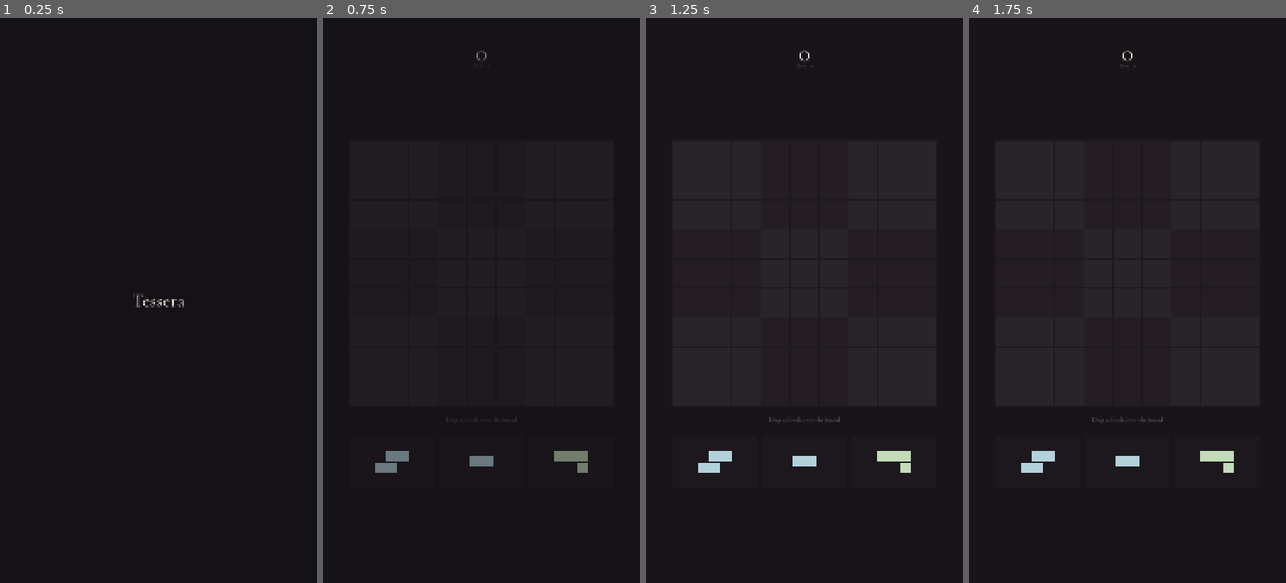
Above: before the commit, frames 1-4 (left to right).
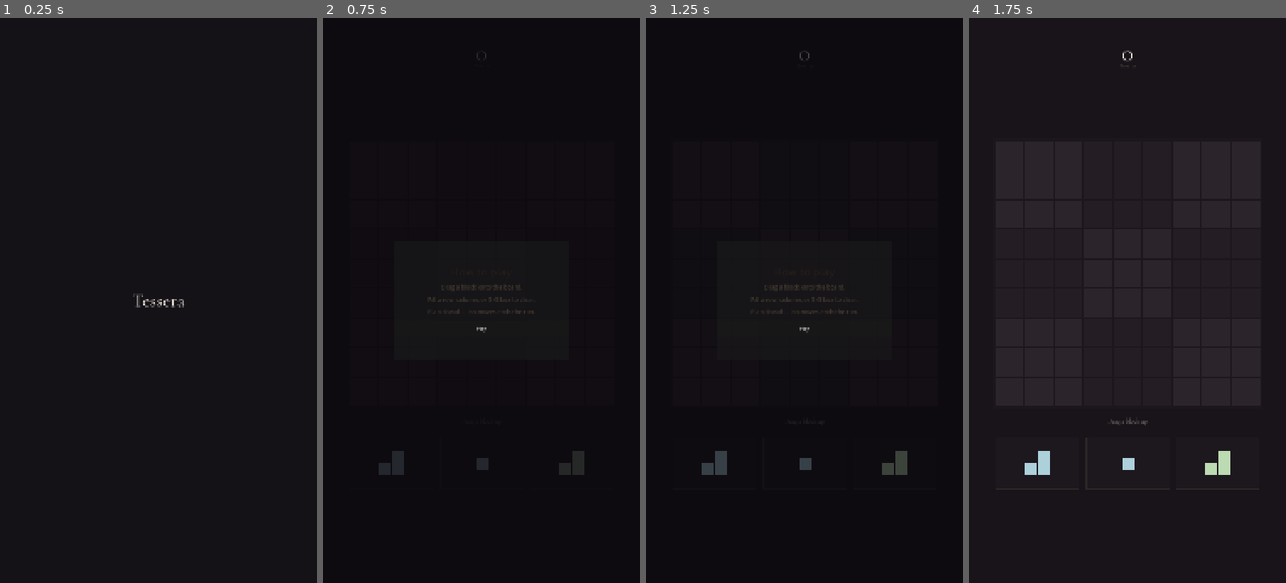
Above: after the commit, the same moments.

Repository: quocXEM/tessera
Game: Godot game, scene res://scenes/boot.tscn
Same seed, same stepped clock (60 frames per second), same inputs: the game is played once before the commit and once after it.
Inputs (mouse positions are in pixels of both pictures, inside the frame that each line leads up to):
- Up to frame 1 (0.25 s): no input
- Up to frame 2 (0.75 s): click "Play" at 0.5 s
- Up to frame 3 (1.25 s): no input
- Up to frame 4 (1.75 s): click (1127, 328) at 1.25 s, where only the run after the commit has a clickable "Play"

Frame 1 is identical in both runs. In frame 2, 0.7% of the frame differs, in the area x 16-84%, y 5-81%; in frame 3, 1.9%, in the area x 8-92%, y 5-81%; in frame 4, 0.6%.

Commit message:
Studio play: drag-lift, clear juice, haptic, túi khối cân bằng.
Co-authored-by: Cursor <cursoragent@cursor.com>

Diff:
--- a/scenes/game.tscn
+++ b/scenes/game.tscn
@@ -119,6 +119,14 @@
 mouse_filter = 2
 script = ExtResource("4")
 
+[node name="FxLayer" type="Control" parent="."]
+unique_name_in_owner = true
+layout_mode = 1
+anchors_preset = 15
+anchor_right = 1.0
+anchor_bottom = 1.0
+mouse_filter = 2
+
 [node name="Dim" type="ColorRect" parent="."]
 unique_name_in_owner = true
 visible = false
--- a/scripts/core/loc.gd
+++ b/scripts/core/loc.gd
@@ -8,11 +8,11 @@
 var _t := {
 	"en": {
 		"game.title": "Tessera",
-		"game.tag": "Place blocks. Clear the grid.",
+		"game.tag": "Place. Clear. Think ahead.",
 		"menu.play": "Play",
 		"menu.best": "Best  %d",
 		"menu.leave": "Leave",
-		"hud.hint": "Drag a block onto the board",
+		"hud.hint": "Drag a block up",
 		"over.title": "No moves",
 		"over.score": "Score  %d",
 		"over.best": "Best  %d",
@@ -21,10 +21,15 @@
 		"over.menu": "Menu",
 		"flash.clear": "Clear",
 		"flash.combo": "Combo ×%d",
+		"coach.title": "How to play",
+		"coach.1": "Drag a block onto the board.",
+		"coach.2": "Fill a row, column, or 3×3 box to clear.",
+		"coach.3": "Plan ahead — no moves ends the run.",
+		"coach.ok": "Play",
 	},
 	"vi": {
 		"game.title": "Tessera",
-		"game.tag": "Đặt khối. Xóa lưới.",
+		"game.tag": "Đặt. Xóa. Nghĩ trước.",
 		"menu.play": "Chơi",
 		"menu.best": "Cao nhất  %d",
 		"menu.leave": "Thoát",
@@ -37,6 +42,11 @@
 		"over.menu": "Menu",
 		"flash.clear": "Xóa",
 		"flash.combo": "Combo ×%d",
+		"coach.title": "Cách chơi",
+		"coach.1": "Kéo khối lên bàn.",
+		"coach.2": "Đầy hàng, cột hoặc ô 3×3 để xóa.",
+		"coach.3": "Nghĩ trước — hết nước là hết ván.",
+		"coach.ok": "Chơi",
 	},
 }
 
--- a/scripts/core/save_data.gd
+++ b/scripts/core/save_data.gd
@@ -1,7 +1,10 @@
 extends Node
 
 const PATH := "user://tessera.save"
+
 var best: int = 0
+var games: int = 0
+var coach_seen: bool = false
 
 
 func _ready() -> void:
@@ -9,15 +12,21 @@
 
 
 func note_score(score: int) -> void:
+	games += 1
 	if score > best:
 		best = score
-		_save()
+	_save()
+
+
+func mark_coach_seen() -> void:
+	coach_seen = true
+	_save()
 
 
 func _save() -> void:
 	var f := FileAccess.open(PATH, FileAccess.WRITE)
 	if f:
-		f.store_var({"best": best})
+		f.store_var({"best": best, "games": games, "coach_seen": coach_seen})
 
 
 func _load() -> void:
@@ -29,3 +38,5 @@
 	var data = f.get_var()
 	if data is Dictionary:
 		best = int(data.get("best", 0))
+		games = int(data.get("games", 0))
+		coach_seen = bool(data.get("coach_seen", false))
--- a/scripts/game/board_view.gd
+++ b/scripts/game/board_view.gd
@@ -10,27 +10,29 @@
 
 
 func _draw() -> void:
-	if game == null or not game.get("_grid"):
+	if game == null:
 		return
 	const N := 9
-	const CELL := 96.0
-	const GAP := 4.0
-	const PAD := 8.0
-	draw_rect(Rect2(Vector2.ZERO, size), Color(0.12, 0.1, 0.12, 0.95), true)
+	var cell: float = game.cell
+	var gap: float = game.gap
+	const PAD := 10.0
+	draw_rect(Rect2(Vector2.ZERO, size), Color(0.11, 0.09, 0.11, 0.98), true)
+	# soft inner rim
+	draw_rect(Rect2(Vector2(2, 2), size - Vector2(4, 4)), Color(0.16, 0.13, 0.15, 0.35), false, 2.0)
 	var grid: Array = game._grid
 	var colors: Array = game._colors
 	for y in N:
 		for x in N:
-			var p := Vector2(PAD + x * (CELL + GAP), PAD + y * (CELL + GAP))
-			var r := Rect2(p, Vector2(CELL, CELL))
+			var p := Vector2(PAD + x * (cell + gap), PAD + y * (cell + gap))
+			var r := Rect2(p, Vector2(cell, cell))
 			var zone := ((x / 3) + (y / 3)) % 2 == 0
-			var base := Color(0.16, 0.14, 0.16, 1) if zone else Color(0.14, 0.12, 0.14, 1)
+			var base := Color(0.17, 0.14, 0.17, 1) if zone else Color(0.14, 0.12, 0.14, 1)
 			draw_rect(r, base, true)
 			var idx: int = y * N + x
 			if int(grid[idx]) != 0:
 				var col: Color = colors[idx]
 				draw_rect(r.grow(-3), col, true)
-				draw_rect(Rect2(r.position + Vector2(4, 4), Vector2(r.size.x - 8, 8)), Color(1, 1, 1, 0.18), true)
+				draw_rect(Rect2(r.position + Vector2(5, 5), Vector2(r.size.x - 10, 9)), Color(1, 1, 1, 0.2), true)
 	var drag_i: int = game._drag_i
 	if drag_i >= 0:
 		var tray: Array = game._tray
@@ -40,10 +42,13 @@
 			var ok: bool = game._preview_ok
 			if preview.x >= 0:
 				var ghost: Color = piece.color
-				ghost.a = 0.55 if ok else 0.25
+				ghost.a = 0.6 if ok else 0.22
 				for c in piece.cells:
 					var p2: Vector2i = preview + c
 					if p2.x < 0 or p2.y < 0 or p2.x >= N or p2.y >= N:
 						continue
-					var pos := Vector2(PAD + p2.x * (CELL + GAP), PAD + p2.y * (CELL + GAP))
-					draw_rect(Rect2(pos, Vector2(CELL, CELL)).grow(-3), ghost, true)
+					var pos := Vector2(PAD + p2.x * (cell + gap), PAD + p2.y * (cell + gap))
+					var gr := Rect2(pos, Vector2(cell, cell)).grow(-3)
+					draw_rect(gr, ghost, true)
+					if ok:
+						draw_rect(gr, Color(1, 1, 1, 0.35), false, 2.0)
--- a/scripts/game/drag_view.gd
+++ b/scripts/game/drag_view.gd
@@ -18,8 +18,8 @@
 	var piece = tray[drag_i]
 	if piece == null:
 		return
-	const CELL := 72.0
-	const GAP := 4.0
+	var cell: float = game.cell * 0.85
+	var gap: float = game.gap
 	var cells: Array = piece.cells
 	var min_x := 99
 	var max_x := -99
@@ -30,12 +30,16 @@
 		max_x = maxi(max_x, c.x)
 		min_y = mini(min_y, c.y)
 		max_y = maxi(max_y, c.y)
-	var w := float(max_x - min_x + 1) * (CELL + GAP) - GAP
-	var h := float(max_y - min_y + 1) * (CELL + GAP) - GAP
+	var w := float(max_x - min_x + 1) * (cell + gap) - gap
+	var h := float(max_y - min_y + 1) * (cell + gap) - gap
 	var drag_pos: Vector2 = game._drag_pos
 	var origin: Vector2 = drag_pos - global_position - Vector2(w, h) * 0.5
 	var col: Color = piece.color
-	col.a = 0.9
+	col.a = 0.92
+	# soft shadow under floating piece
 	for c in cells:
-		var p: Vector2 = origin + Vector2(float(c.x - min_x) * (CELL + GAP), float(c.y - min_y) * (CELL + GAP))
-		draw_rect(Rect2(p, Vector2(CELL, CELL)), col, true)
+		var p: Vector2 = origin + Vector2(float(c.x - min_x) * (cell + gap), float(c.y - min_y) * (cell + gap)) + Vector2(4, 8)
+		draw_rect(Rect2(p, Vector2(cell, cell)), Color(0, 0, 0, 0.25), true)
+	for c in cells:
+		var p2: Vector2 = origin + Vector2(float(c.x - min_x) * (cell + gap), float(c.y - min_y) * (cell + gap))
+		draw_rect(Rect2(p2, Vector2(cell, cell)), col, true)
--- a/scripts/game/shapes.gd
+++ b/scripts/game/shapes.gd
@@ -1,38 +1,38 @@
 class_name TesseraShapes
-## Polyomino catalog for Blockudoku-style play.
+## Weighted polyomino catalog — studio balance (rare big pieces).
 
 
-static func catalog() -> Array:
-	# Each shape: Array[Vector2i] of cells
+static func _raw() -> Array:
 	return [
-		[Vector2i(0, 0)], # dot
-		[Vector2i(0, 0), Vector2i(1, 0)], # domino H
-		[Vector2i(0, 0), Vector2i(0, 1)], # domino V
-		[Vector2i(0, 0), Vector2i(1, 0), Vector2i(2, 0)], # tri I
-		[Vector2i(0, 0), Vector2i(0, 1), Vector2i(0, 2)],
-		[Vector2i(0, 0), Vector2i(1, 0), Vector2i(0, 1)], # L3
-		[Vector2i(0, 0), Vector2i(1, 0), Vector2i(1, 1)],
-		[Vector2i(0, 0), Vector2i(0, 1), Vector2i(1, 1)],
-		[Vector2i(1, 0), Vector2i(0, 1), Vector2i(1, 1)],
-		[Vector2i(0, 0), Vector2i(1, 0), Vector2i(2, 0), Vector2i(3, 0)], # I4
-		[Vector2i(0, 0), Vector2i(0, 1), Vector2i(0, 2), Vector2i(0, 3)],
-		[Vector2i(0, 0), Vector2i(1, 0), Vector2i(0, 1), Vector2i(1, 1)], # O
-		[Vector2i(0, 0), Vector2i(1, 0), Vector2i(2, 0), Vector2i(0, 1)], # L4
-		[Vector2i(0, 0), Vector2i(1, 0), Vector2i(2, 0), Vector2i(2, 1)],
-		[Vector2i(0, 1), Vector2i(1, 1), Vector2i(2, 1), Vector2i(2, 0)],
-		[Vector2i(0, 0), Vector2i(0, 1), Vector2i(0, 2), Vector2i(1, 2)],
-		[Vector2i(1, 0), Vector2i(1, 1), Vector2i(1, 2), Vector2i(0, 2)],
-		[Vector2i(0, 0), Vector2i(1, 0), Vector2i(1, 1), Vector2i(2, 1)], # Z/S
-		[Vector2i(1, 0), Vector2i(2, 0), Vector2i(0, 1), Vector2i(1, 1)],
-		[Vector2i(0, 0), Vector2i(0, 1), Vector2i(1, 1), Vector2i(1, 2)],
-		[Vector2i(1, 0), Vector2i(0, 1), Vector2i(1, 1), Vector2i(0, 2)],
-		[Vector2i(0, 0), Vector2i(1, 0), Vector2i(2, 0), Vector2i(1, 1)], # T
-		[Vector2i(1, 0), Vector2i(0, 1), Vector2i(1, 1), Vector2i(1, 2)],
-		[Vector2i(1, 0), Vector2i(0, 1), Vector2i(1, 1), Vector2i(2, 1)],
-		[Vector2i(0, 0), Vector2i(0, 1), Vector2i(1, 1), Vector2i(0, 2)],
-		[Vector2i(0, 0), Vector2i(1, 0), Vector2i(2, 0), Vector2i(0, 1), Vector2i(1, 1), Vector2i(2, 1), Vector2i(0, 2), Vector2i(1, 2), Vector2i(2, 2)], # 3x3
-		[Vector2i(0, 0), Vector2i(1, 0), Vector2i(2, 0), Vector2i(0, 1), Vector2i(1, 1), Vector2i(2, 1)], # 2x3
-		[Vector2i(0, 0), Vector2i(1, 0), Vector2i(0, 1), Vector2i(1, 1), Vector2i(0, 2), Vector2i(1, 2)], # 3x2
+		# weight, cells
+		[12, [Vector2i(0, 0)]],
+		[10, [Vector2i(0, 0), Vector2i(1, 0)]],
+		[10, [Vector2i(0, 0), Vector2i(0, 1)]],
+		[8, [Vector2i(0, 0), Vector2i(1, 0), Vector2i(2, 0)]],
+		[8, [Vector2i(0, 0), Vector2i(0, 1), Vector2i(0, 2)]],
+		[7, [Vector2i(0, 0), Vector2i(1, 0), Vector2i(0, 1)]],
+		[7, [Vector2i(0, 0), Vector2i(1, 0), Vector2i(1, 1)]],
+		[7, [Vector2i(0, 0), Vector2i(0, 1), Vector2i(1, 1)]],
+		[7, [Vector2i(1, 0), Vector2i(0, 1), Vector2i(1, 1)]],
+		[6, [Vector2i(0, 0), Vector2i(1, 0), Vector2i(2, 0), Vector2i(3, 0)]],
+		[6, [Vector2i(0, 0), Vector2i(0, 1), Vector2i(0, 2), Vector2i(0, 3)]],
+		[8, [Vector2i(0, 0), Vector2i(1, 0), Vector2i(0, 1), Vector2i(1, 1)]],
+		[5, [Vector2i(0, 0), Vector2i(1, 0), Vector2i(2, 0), Vector2i(0, 1)]],
+		[5, [Vector2i(0, 0), Vector2i(1, 0), Vector2i(2, 0), Vector2i(2, 1)]],
+		[5, [Vector2i(0, 1), Vector2i(1, 1), Vector2i(2, 1), Vector2i(2, 0)]],
+		[5, [Vector2i(0, 0), Vector2i(0, 1), Vector2i(0, 2), Vector2i(1, 2)]],
+		[5, [Vector2i(1, 0), Vector2i(1, 1), Vector2i(1, 2), Vector2i(0, 2)]],
+		[5, [Vector2i(0, 0), Vector2i(1, 0), Vector2i(1, 1), Vector2i(2, 1)]],
+		[5, [Vector2i(1, 0), Vector2i(2, 0), Vector2i(0, 1), Vector2i(1, 1)]],
+		[5, [Vector2i(0, 0), Vector2i(0, 1), Vector2i(1, 1), Vector2i(1, 2)]],
+		[5, [Vector2i(1, 0), Vector2i(0, 1), Vector2i(1, 1), Vector2i(0, 2)]],
+		[6, [Vector2i(0, 0), Vector2i(1, 0), Vector2i(2, 0), Vector2i(1, 1)]],
+		[6, [Vector2i(1, 0), Vector2i(0, 1), Vector2i(1, 1), Vector2i(1, 2)]],
+		[6, [Vector2i(1, 0), Vector2i(0, 1), Vector2i(1, 1), Vector2i(2, 1)]],
+		[6, [Vector2i(0, 0), Vector2i(0, 1), Vector2i(1, 1), Vector2i(0, 2)]],
+		[3, [Vector2i(0, 0), Vector2i(1, 0), Vector2i(2, 0), Vector2i(0, 1), Vector2i(1, 1), Vector2i(2, 1)]],
+		[3, [Vector2i(0, 0), Vector2i(1, 0), Vector2i(0, 1), Vector2i(1, 1), Vector2i(0, 2), Vector2i(1, 2)]],
+		[1, [Vector2i(0, 0), Vector2i(1, 0), Vector2i(2, 0), Vector2i(0, 1), Vector2i(1, 1), Vector2i(2, 1), Vector2i(0, 2), Vector2i(1, 2), Vector2i(2, 2)]],
 	]
 
 
@@ -40,17 +40,27 @@
 	return [
 		Color(0.94, 0.84, 0.62),
 		Color(0.82, 0.72, 0.88),
-		Color(0.7, 0.82, 0.86),
-		Color(0.9, 0.72, 0.64),
-		Color(0.76, 0.86, 0.72),
-		Color(0.88, 0.78, 0.58),
-		Color(0.78, 0.7, 0.9),
+		Color(0.68, 0.82, 0.86),
+		Color(0.92, 0.7, 0.62),
+		Color(0.74, 0.86, 0.7),
+		Color(0.9, 0.78, 0.55),
+		Color(0.76, 0.68, 0.9),
 	]
 
 
 static func random_piece() -> Dictionary:
-	var cat: Array = catalog()
-	var cells: Array = cat[randi() % cat.size()]
+	var raw: Array = _raw()
+	var total := 0
+	for e in raw:
+		total += int(e[0])
+	var roll := randi() % total
+	var acc := 0
+	var cells: Array = raw[0][1]
+	for e in raw:
+		acc += int(e[0])
+		if roll < acc:
+			cells = e[1]
+			break
 	var cols: Array[Color] = colors()
 	return {
 		"cells": cells.duplicate(),
--- a/scripts/game/tessera_game.gd
+++ b/scripts/game/tessera_game.gd
@@ -1,10 +1,9 @@
 extends Control
-## Tessera — Blockudoku: place polyominoes, clear rows/cols/boxes.
+## Tessera studio build — Blockudoku, mobile-first, international juice.
 
 const N := 9
-const CELL := 96.0
-const GAP := 4.0
-const BOARD_PAD := 8.0
+const BOARD_PAD := 10.0
+const DRAG_LIFT := 160.0 # piece floats above finger (see the board)
 
 @onready var score_l: Label = %Score
 @onready var best_l: Label = %Best
@@ -20,10 +19,13 @@
 @onready var btn_menu: Button = %Menu
 @onready var dim: ColorRect = %Dim
 @onready var drag_layer: Control = %DragLayer
-
-var _grid: Array = [] # N*N ints 0 empty, else color packed as Color
-var _colors: Array = [] # Color per cell
-var _tray: Array = [] # 3 pieces {cells, color} or null
+@onready var fx: Control = %FxLayer
+
+var cell := 96.0
+var gap := 4.0
+var _grid: Array = []
+var _colors: Array = []
+var _tray: Array = []
 var _score := 0
 var _alive := true
 var _new_best := false
@@ -32,8 +34,9 @@
 var _drag_pos := Vector2.ZERO
 var _preview: Vector2i = Vector2i(-1, -1)
 var _preview_ok := false
-var _board_origin := Vector2.ZERO
 var _combo_chain := 0
+var _clearing := false
+var _shake := 0.0
 
 
 func _ready() -> void:
@@ -49,6 +52,9 @@
 	_refresh_loc()
 	Loc.language_changed.connect(func(_c): _refresh_loc())
 	_start()
+	if not SaveData.coach_seen:
+		var coach: CanvasLayer = (load("res://scripts/ui/coach_overlay.gd") as GDScript).new()
+		add_child(coach)
 	modulate.a = 0.0
 	create_tween().tween_property(self, "modulate:a", 1.0, 0.35)
 
@@ -56,9 +62,16 @@
 func _layout_board() -> void:
 	if board_host == null:
 		return
-	var side := N * CELL + (N - 1) * GAP + BOARD_PAD * 2.0
+	var vs := get_viewport_rect().size
+	var max_side := mini(vs.x - 80.0, vs.y * 0.48)
+	gap = 4.0
+	cell = (max_side - BOARD_PAD * 2.0 - gap * float(N - 1)) / float(N)
+	cell = clampf(cell, 56.0, 104.0)
+	var side := float(N) * cell + float(N - 1) * gap + BOARD_PAD * 2.0
 	board_host.custom_minimum_size = Vector2(side, side)
 	board_host.size = Vector2(side, side)
+	if tray_host:
+		tray_host.custom_minimum_size = Vector2(side, 200.0)
 
 
 func _refresh_loc() -> void:
@@ -82,14 +95,12 @@
 	_hint_done = false
 	_drag_i = -1
 	_combo_chain = 0
+	_clearing = false
 	hint_l.visible = true
 	over.visible = false
 	dim.visible = false
 	_paint_hud()
-	queue_redraw()
-	board_host.queue_redraw()
-	tray_host.queue_redraw()
-	drag_layer.queue_redraw()
+	_redraw_all()
 	_check_game_over()
 
 
@@ -105,17 +116,24 @@
 	over_best.text = Loc.tr_key("over.new_best") % SaveData.best if _new_best else Loc.tr_key("over.best") % SaveData.best
 
 
+func _redraw_all() -> void:
+	if board_host:
+		board_host.queue_redraw()
+	if tray_host:
+		tray_host.queue_redraw()
+	if drag_layer:
+		drag_layer.queue_redraw()
+	if fx:
+		fx.queue_redraw()
+
+
 func _cell_index(x: int, y: int) -> int:
 	return y * N + x
 
 
-func _board_rect() -> Rect2:
-	return Rect2(board_host.global_position, board_host.size)
-
-
 func _cell_at_global(g: Vector2) -> Vector2i:
 	var local := g - board_host.global_position - Vector2(BOARD_PAD, BOARD_PAD)
-	var step := CELL + GAP
+	var step := cell + gap
 	var x := int(floor(local.x / step))
 	var y := int(floor(local.y / step))
 	return Vector2i(x, y)
@@ -149,11 +167,11 @@
 		_grid[idx] = 1
 		_colors[idx] = col
 	AudioBus.play_place()
-	_clear_lines()
-	board_host.queue_redraw()
-
-
-func _clear_lines() -> void:
+	_vibrate(12)
+	_clear_lines_async()
+
+
+func _clear_lines_async() -> void:
 	var rows: Array[int] = []
 	var cols: Array[int] = []
 	var boxes: Array[Vector2i] = []
@@ -189,7 +207,26 @@
 	var clears := rows.size() + cols.size() + boxes.size()
 	if clears == 0:
 		_combo_chain = 0
-		return
+		board_host.queue_redraw()
+		return
+
+	_clearing = true
+	_alive = false # lock input during juice
+	# Flash marked cells
+	var flash_cells: Array[Vector2i] = []
+	for y in rows:
+		for x in N:
+			flash_cells.append(Vector2i(x, y))
+	for x in cols:
+		for y in N:
+			flash_cells.append(Vector2i(x, y))
+	for b in boxes:
+		for y in range(b.y * 3, b.y * 3 + 3):
+			for x in range(b.x * 3, b.x * 3 + 3):
+				flash_cells.append(Vector2i(x, y))
+	_spawn_clear_fx(flash_cells)
+	_shake = 10.0 if clears >= 2 else 5.0
+	await get_tree().create_timer(0.18).timeout
 
 	for y in rows:
 		for x in N:
@@ -203,16 +240,58 @@
 				_grid[_cell_index(x, y)] = 0
 
 	_combo_chain += 1
-	var pts := clears * 10 * _combo_chain + clears * clears * 5
+	var pts := clears * 12 * _combo_chain + clears * clears * 8
 	_score += pts
 	_paint_hud()
 	_pop_score()
+	_float_points(pts)
 	if clears >= 2 or _combo_chain > 1:
 		_flash(Loc.tr_key("flash.combo") % maxi(clears, _combo_chain), Color(0.98, 0.9, 0.7, 1))
 		AudioBus.play_combo()
+		_vibrate(28)
 	else:
 		_flash(Loc.tr_key("flash.clear"), Color(0.9, 0.86, 0.8, 0.9))
 		AudioBus.play_clear()
+		_vibrate(18)
+
+	_clearing = false
+	_alive = true
+	board_host.queue_redraw()
+	_check_game_over()
+
+
+func _spawn_clear_fx(cells: Array[Vector2i]) -> void:
+	for p in cells:
+		var world := board_host.global_position + Vector2(BOARD_PAD, BOARD_PAD) + Vector2(float(p.x) * (cell + gap), float(p.y) * (cell + gap))
+		var r := ColorRect.new()
+		r.size = Vector2(cell, cell)
+		r.position = world - fx.global_position
+		r.color = Color(1, 1, 1, 0.85)
+		r.mouse_filter = Control.MOUSE_FILTER_IGNORE
+		fx.add_child(r)
+		var tw := create_tween()
+		tw.tween_property(r, "modulate:a", 0.0, 0.28)
+		tw.parallel().tween_property(r, "scale", Vector2(1.15, 1.15), 0.28)
+		tw.tween_callback(r.queue_free)
+
+
+func _float_points(pts: int) -> void:
+	var lab := Label.new()
+	lab.text = "+%d" % pts
+	lab.add_theme_font_size_override("font_size", 32)
+	lab.add_theme_color_override("font_color", Color(0.94, 0.84, 0.62, 1))
+	lab.position = Vector2(size.x * 0.5 - 40.0, size.y * 0.28)
+	lab.mouse_filter = Control.MOUSE_FILTER_IGNORE
+	fx.add_child(lab)
+	var tw := create_tween()
+	tw.tween_property(lab, "position:y", lab.position.y - 60.0, 0.55)
+	tw.parallel().tween_property(lab, "modulate:a", 0.0, 0.55)
+	tw.tween_callback(lab.queue_free)
+
+
+func _vibrate(ms: int) -> void:
+	if DisplayServer.is_touchscreen_available():
+		Input.vibrate_handheld(ms)
 
 
 func _refill_tray_if_needed() -> void:
@@ -224,16 +303,19 @@
 	if empty:
 		_tray = [TesseraShapes.random_piece(), TesseraShapes.random_piece(), TesseraShapes.random_piece()]
 	tray_host.queue_redraw()
-	_check_game_over()
+	if not _clearing:
+		_check_game_over()
 
 
 func _check_game_over() -> void:
+	if _clearing or not _alive:
+		return
 	for p in _tray:
 		if p != null and _any_placement(p):
 			return
-	# none placeable
 	_alive = false
 	AudioBus.play_fail()
+	_vibrate(40)
 	_new_best = _score > SaveData.best
 	SaveData.note_score(_score)
 	_paint_hud()
@@ -248,7 +330,7 @@
 
 func _pop_score() -> void:
 	score_l.pivot_offset = score_l.size * 0.5
-	score_l.scale = Vector2(1.12, 1.12)
+	score_l.scale = Vector2(1.14, 1.14)
 	create_tween().tween_property(score_l, "scale", Vector2.ONE, 0.18)
 
 
@@ -256,7 +338,7 @@
 	flash_l.text = text
 	flash_l.modulate = col
 	var tw := create_tween()
-	tw.tween_property(flash_l, "modulate:a", 0.0, 0.7).from(1.0)
+	tw.tween_property(flash_l, "modulate:a", 0.0, 0.75).from(1.0)
 
 
 func _tray_slot_rect(i: int) -> Rect2:
@@ -264,13 +346,16 @@
 	return Rect2(Vector2(w * float(i), 0), Vector2(w, tray_host.size.y))
 
 
-func _gui_input(event: InputEvent) -> void:
-	# fallthrough — board/tray handle via _input on this Control with mouse_filter STOP on root
-	pass
+func _process(delta: float) -> void:
+	if _shake > 0.0:
+		_shake = maxf(0.0, _shake - delta * 40.0)
+		board_host.position.x = sin(_shake * 2.0) * (_shake * 0.35)
+	else:
+		board_host.position.x = 0.0
 
 
 func _input(event: InputEvent) -> void:
-	if not _alive:
+	if not _alive or _clearing:
 		return
 	if event is InputEventScreenTouch:
 		_handle_touch(event.index, event.pressed, event.position)
@@ -286,7 +371,6 @@
 	if idx > 0:
 		return
 	if pressed:
-		# Pick from tray?
 		for i in 3:
 			if _tray[i] == null:
 				continue
@@ -294,17 +378,16 @@
 			r.position += tray_host.global_position
 			if r.has_point(pos):
 				_drag_i = i
-				_drag_pos = pos
+				_drag_pos = pos + Vector2(0, -DRAG_LIFT)
 				_hint_done = true
 				hint_l.visible = false
-				_update_preview(pos)
-				drag_layer.queue_redraw()
-				tray_host.queue_redraw()
+				_update_preview(_drag_pos)
+				_redraw_all()
 				return
 	else:
 		if _drag_i < 0:
 			return
-		var piece: Dictionary = _tray[_drag_i]
+		var piece = _tray[_drag_i]
 		if _preview_ok and piece != null:
 			_place(piece, _preview)
 			_tray[_drag_i] = null
@@ -312,23 +395,19 @@
 		_drag_i = -1
 		_preview = Vector2i(-1, -1)
 		_preview_ok = false
-		drag_layer.queue_redraw()
-		tray_host.queue_redraw()
-		board_host.queue_redraw()
+		_redraw_all()
 
 
 func _handle_drag(pos: Vector2) -> void:
 	if _drag_i < 0:
 		return
-	_drag_pos = pos
-	_update_preview(pos)
-	drag_layer.queue_redraw()
-	board_host.queue_redraw()
+	_drag_pos = pos + Vector2(0, -DRAG_LIFT)
+	_update_preview(_drag_pos)
+	_redraw_all()
 
 
 func _update_preview(pos: Vector2) -> void:
 	var piece: Dictionary = _tray[_drag_i]
-	# Anchor: finger is center of piece footprint
 	var cells: Array = piece.cells
 	var min_x := 99
 	var max_x := -99
@@ -340,19 +419,16 @@
 		min_y = mini(min_y, c.y)
 		max_y = maxi(max_y, c.y)
 	var footprint := Vector2(float(max_x - min_x + 1), float(max_y - min_y + 1))
-	var half := footprint * (CELL + GAP) * 0.5
-	var anchor := pos - half + Vector2(CELL * 0.5, CELL * 0.5)
-	var cell := _cell_at_global(anchor)
-	cell.x -= min_x
-	cell.y -= min_y
-	_preview = cell
-	_preview_ok = _can_place(piece, cell)
-
-
-func _draw() -> void:
-	pass
+	var half := footprint * (cell + gap) * 0.5
+	var anchor := pos - half + Vector2(cell * 0.5, cell * 0.5)
+	var cell_pos := _cell_at_global(anchor)
+	cell_pos.x -= min_x
+	cell_pos.y -= min_y
+	_preview = cell_pos
+	_preview_ok = _can_place(piece, cell_pos)
 
 
 func _notification(what: int) -> void:
 	if what == NOTIFICATION_RESIZED:
 		_layout_board()
+		_redraw_all()
--- a/scripts/game/tray_view.gd
+++ b/scripts/game/tray_view.gd
@@ -12,17 +12,18 @@
 func _draw() -> void:
 	if game == null:
 		return
-	const CELL := 36.0
-	const GAP := 3.0
+	var cell := 40.0
+	var gap := 3.0
 	var tray: Array = game._tray
 	var drag_i: int = game._drag_i
 	for i in 3:
 		var slot: Rect2 = game._tray_slot_rect(i)
-		draw_rect(slot.grow(-10), Color(0.12, 0.1, 0.12, 0.7), true)
+		draw_rect(slot.grow(-12), Color(0.12, 0.1, 0.12, 0.75), true)
+		draw_rect(slot.grow(-12), Color(0.94, 0.84, 0.62, 0.08), false, 1.0)
 		var piece = tray[i]
 		if piece == null or i == drag_i:
 			continue
-		_draw_piece(piece, slot.get_center(), CELL, GAP)
+		_draw_piece(piece, slot.get_center(), cell, gap)
 
 
 func _draw_piece(piece: Dictionary, center: Vector2, cell: float, gap: float) -> void:
--- /dev/null
+++ b/scripts/ui/coach_overlay.gd
@@ -0,0 +1,59 @@
+extends CanvasLayer
+## One-shot coach — international casual standard.
+
+
+func _ready() -> void:
+	layer = 40
+	if SaveData.coach_seen:
+		queue_free()
+		return
+	_build()
+
+
+func _build() -> void:
+	var dim := ColorRect.new()
+	dim.set_anchors_preset(Control.PRESET_FULL_RECT)
+	dim.color = Color(0.04, 0.03, 0.05, 0.72)
+	dim.mouse_filter = Control.MOUSE_FILTER_STOP
+	add_child(dim)
+
+	var panel := PanelContainer.new()
+	panel.set_anchors_preset(Control.PRESET_CENTER)
+	panel.offset_left = -300
+	panel.offset_top = -200
+	panel.offset_right = 300
+	panel.offset_bottom = 200
+	add_child(panel)
+
+	var v := VBoxContainer.new()
+	v.alignment = BoxContainer.ALIGNMENT_CENTER
+	v.add_theme_constant_override("separation", 14)
+	panel.add_child(v)
+
+	var title := Label.new()
+	title.text = Loc.tr_key("coach.title")
+	title.horizontal_alignment = HORIZONTAL_ALIGNMENT_CENTER
+	title.add_theme_font_size_override("font_size", 36)
+	title.add_theme_color_override("font_color", Color(0.14, 0.11, 0.1, 1))
+	v.add_child(title)
+
+	for key in ["coach.1", "coach.2", "coach.3"]:
+		var row := Label.new()
+		row.text = Loc.tr_key(key)
+		row.horizontal_alignment = HORIZONTAL_ALIGNMENT_CENTER
+		row.autowrap_mode = TextServer.AUTOWRAP_WORD_SMART
+		row.add_theme_font_size_override("font_size", 20)
+		row.add_theme_color_override("font_color", Color(0.28, 0.24, 0.2, 0.9))
+		v.add_child(row)
+
+	var btn := Button.new()
+	btn.text = Loc.tr_key("coach.ok")
+	btn.custom_minimum_size = Vector2(220, 56)
+	btn.pressed.connect(_dismiss)
+	v.add_child(btn)
+
+
+func _dismiss() -> void:
+	AudioBus.play_ui()
+	SaveData.mark_coach_seen()
+	queue_free()
